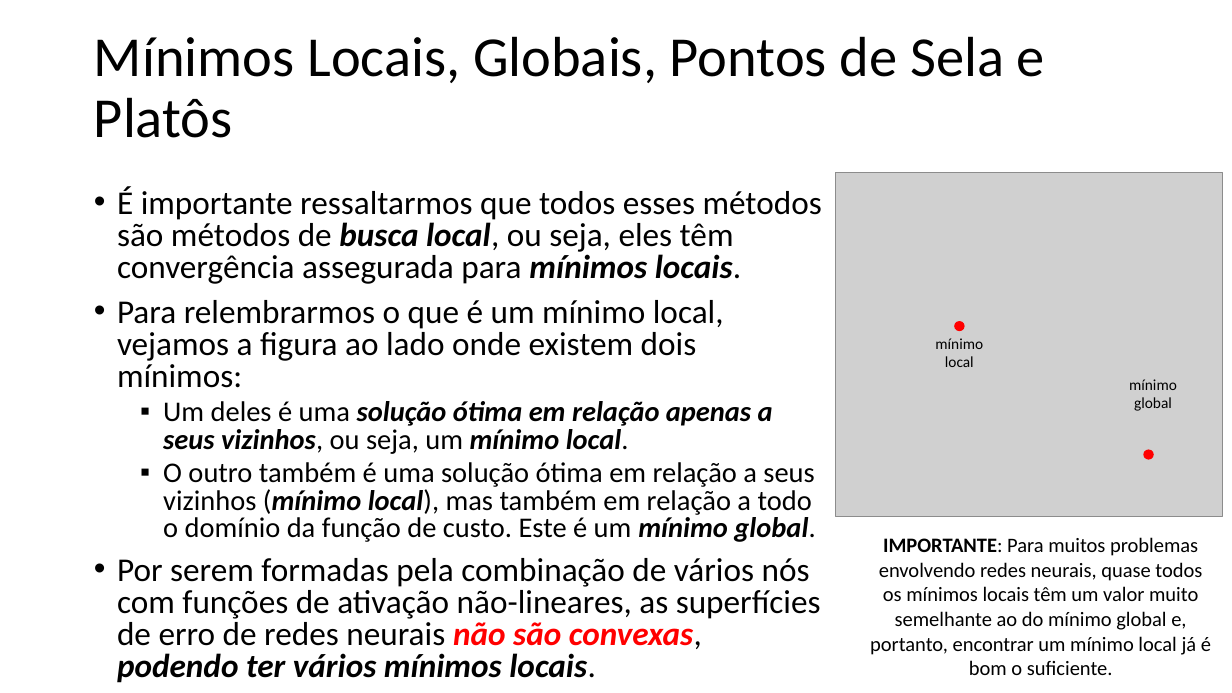
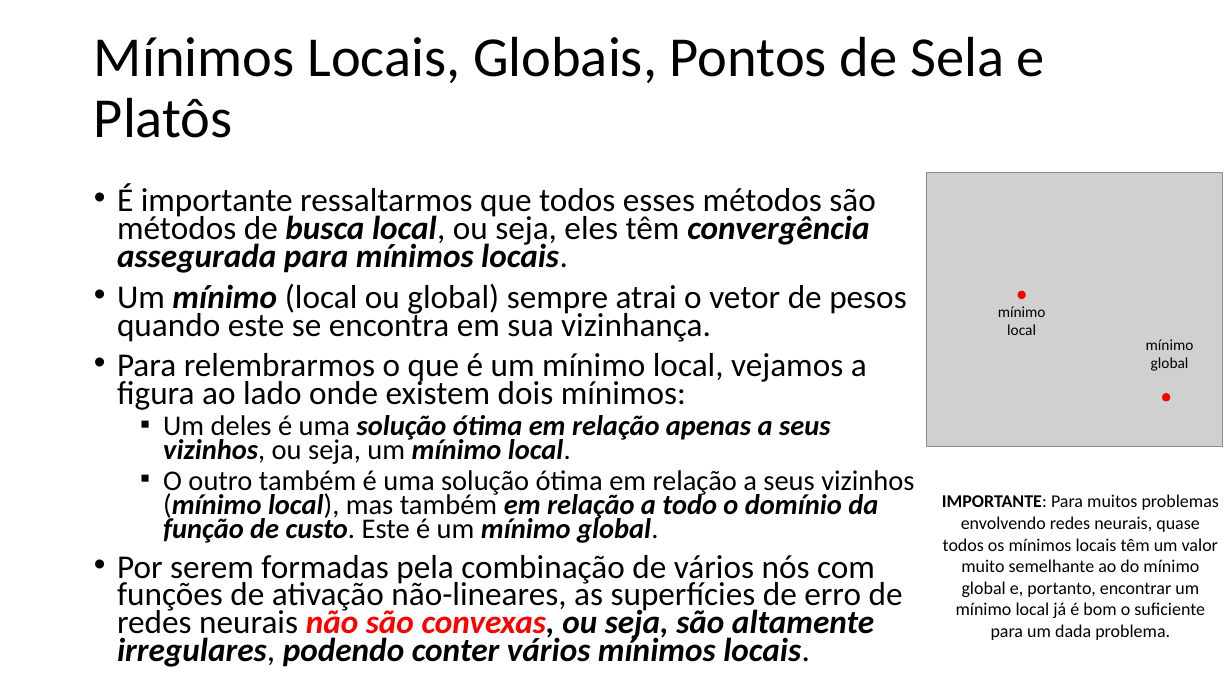
Before and after one commit to zz4fap/t320_aprendizado_de_maquina, a slide deck: slide 7 of slides/T320_Redes_Neurais_Artificiais (Parte III).pptx. Drawn at 1232x693 pixels with LibreOffice and Linux fonts; fonts in the diff are those of the drawing; grey boxes stand for pictures. Boxes give left, top, right and bottom in pixels: in the first picture for what was removed or moved away, otherwise in the second. Text is boxed around its words. In the diff, an @@ line names an element or a change of style, - is before the commit and + after.

```diff
--- a/slides/T320_Redes_Neurais_Artificiais (Parte III).pptx
+++ b/slides/T320_Redes_Neurais_Artificiais (Parte III).pptx
@@ picture: place and size @@
-picture at [836,173,1224,517]
+picture at [927,173,1223,447]
@@ text at [117,184,914,543]: bold on, italic on in "convergência assegurada para", "em relação a todo o domínio da ..."; line spacing 0.8 to 0.7 @@
@@ text at [117,284,907,342]: paragraph added @@
+• Um mínimo (local ou global) sempre atrai o vetor de pesos quando este se encontra em sua vizinhança.
@@ text "mínimo local": place and size @@
-text "mínimo local" at [935,338,983,367]
+text "mínimo local" at [998,306,1046,335]
@@ ellipse: place and size @@
-ellipse at [955,322,964,331]
+ellipse at [1019,291,1026,299]
@@ text "mínimo global": place and size @@
-text "mínimo global" at [1129,379,1177,411]
+text "mínimo global" at [1146,339,1194,371]
@@ ellipse: place and size @@
-ellipse at [1144,450,1153,459]
+ellipse at [1163,394,1170,401]
@@ text at [942,494,1219,640]: text changed; size 16 to 14 pt @@
-IMPORTANTE: Para muitos problemas envolvendo redes neurais, quase todos os mínimos locais têm um valor muito semelhante ao do mínimo global e, portanto, encontrar um mínimo local já é bom o suficiente.
+IMPORTANTE: Para muitos problemas envolvendo redes neurais, quase todos os mínimos locais têm um valor muito semelhante ao do mínimo global e, portanto, encontrar um mínimo local já é bom o suficiente para um dada problema.
@@ text at [117,555,903,667]: text changed @@
-• Por serem formadas pela combinação de vários nós com funções de ativação não-lineares, as superfícies de erro de redes neurais não são convexas, podendo ter vários mínimos locais.
+• Por serem formadas pela combinação de vários nós com funções de ativação não-lineares, as superfícies de erro de redes neurais não são convexas, ou seja, são altamente irregulares, podendo conter vários mínimos locais.
```
Also in this commit, not shown: 3 other slides changed, 3 other files.
